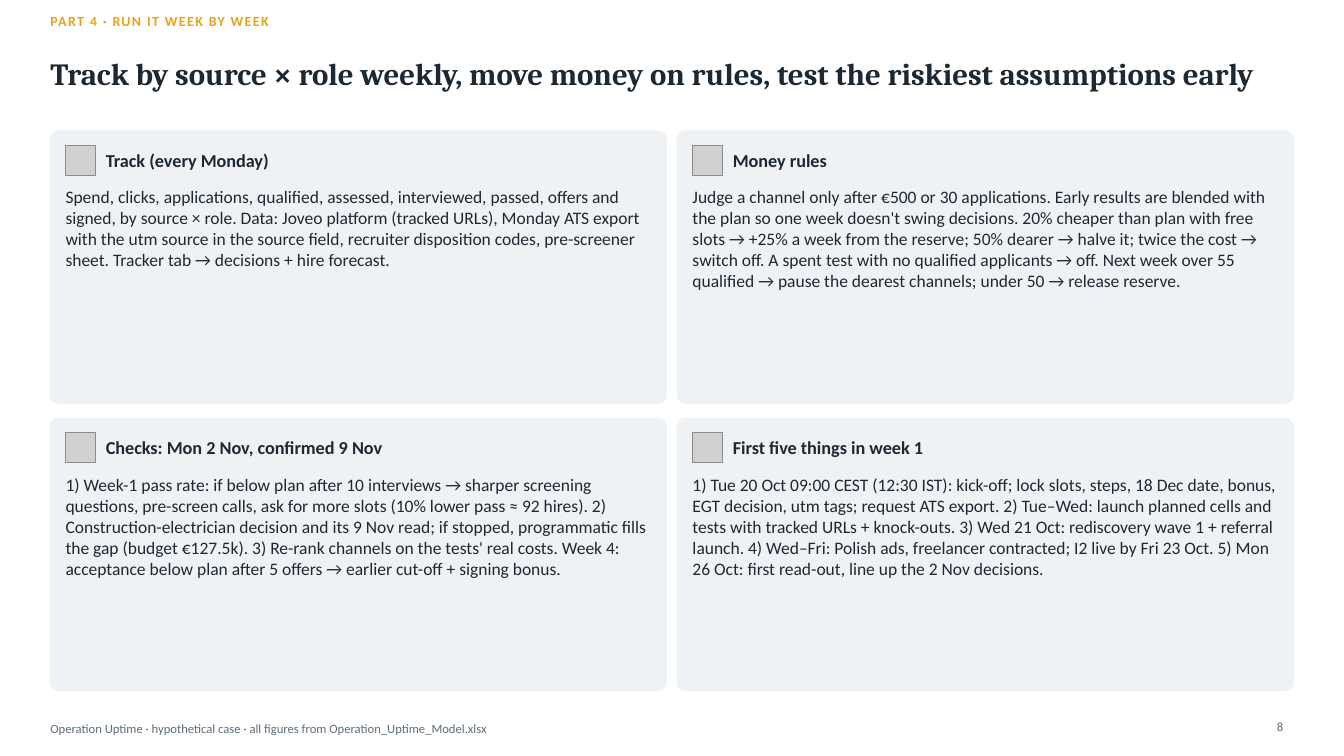
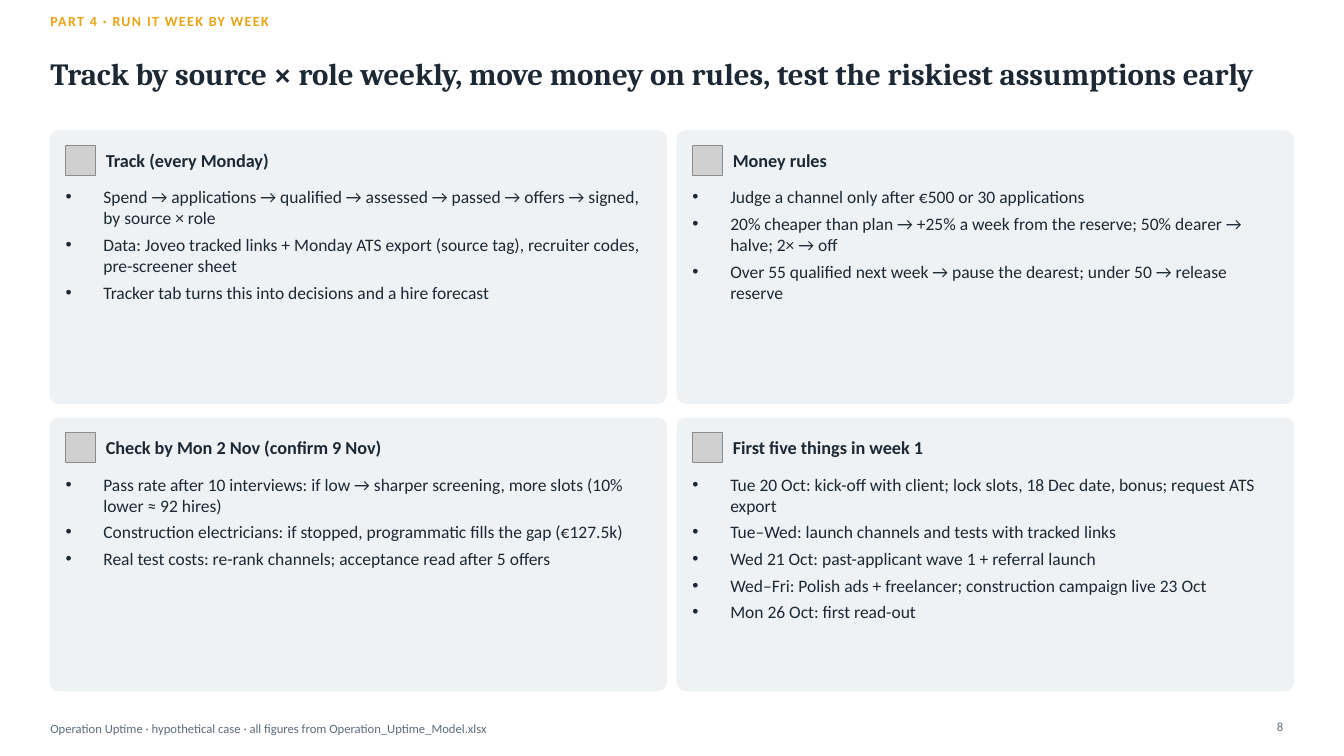
Before and after one commit to Anurag160596/haystack, a slide deck: slide 8 of operation_uptime/Operation_Uptime_Deck.pptx. Drawn at 1344x756 pixels with LibreOffice and Linux fonts; fonts in the diff are those of the drawing; grey boxes stand for pictures. Boxes give left, top, right and bottom in pixels: in the first picture for what was removed or moved away, otherwise in the second. Text is boxed around its words. In the diff, an @@ line names an element or a change of style, - is before the commit and + after.

```diff
--- a/operation_uptime/Operation_Uptime_Deck.pptx
+++ b/operation_uptime/Operation_Uptime_Deck.pptx
@@ text at <box>103,191,640,275</box>: text changed @@
-Spend, clicks, applications, qualified, assessed, interviewed, passed, offers and signed, by source × role. Data: Joveo platform (tracked URLs), Monday ATS export with the utm source in the source field, recruiter disposition codes, pre-screener sheet. Tracker tab → decisions + hire forecast.
+• Spend → applications → qualified → assessed → passed → offers → signed, by source × role
+• Data: Joveo tracked links + Monday ATS export (source tag), recruiter codes, pre-screener sheet
+• Tracker tab turns this into decisions and a hire forecast
@@ text at <box>730,191,1227,299</box>: text changed @@
-Judge a channel only after €500 or 30 applications. Early results are blended with the plan so one week doesn't swing decisions. 20% cheaper than plan with free slots → +25% a week from the reserve; 50% dearer → halve it; twice the cost → switch off. A spent test with no qualified applicants → off. Next week over 55 qualified → pause the dearest channels; under 50 → release reserve.
+• Judge a channel only after €500 or 30 applications
+• 20% cheaper than plan → +25% a week from the reserve; 50% dearer → halve; 2× → off
+• Over 55 qualified next week → pause the dearest; under 50 → release reserve
@@ text at <box>106,440,381,457</box>: text changed @@
-Checks: Mon 2 Nov, confirmed 9 Nov
+Check by Mon 2 Nov (confirm 9 Nov)
@@ text at <box>103,478,623,568</box>: text changed @@
-1) Week-1 pass rate: if below plan after 10 interviews → sharper screening questions, pre-screen calls, ask for more slots (10% lower pass ≈ 92 hires). 2) Construction-electrician decision and its 9 Nov read; if stopped, programmatic fills the gap (budget €127.5k). 3) Re-rank channels on the tests' real costs. Week 4: acceptance below plan after 5 offers → earlier cut-off + signing bonus.
+• Pass rate after 10 interviews: if low → sharper screening, more slots (10% lower ≈ 92 hires)
+• Construction electricians: if stopped, programmatic fills the gap (€127.5k)
+• Real test costs: re-rank channels; acceptance read after 5 offers
@@ text at <box>730,479,1254,618</box>: text changed @@
-1) Tue 20 Oct 09:00 CEST (12:30 IST): kick-off; lock slots, steps, 18 Dec date, bonus, EGT decision, utm tags; request ATS export. 2) Tue–Wed: launch planned cells and tests with tracked URLs + knock-outs. 3) Wed 21 Oct: rediscovery wave 1 + referral launch. 4) Wed–Fri: Polish ads, freelancer contracted; I2 live by Fri 23 Oct. 5) Mon 26 Oct: first read-out, line up the 2 Nov decisions.
+• Tue 20 Oct: kick-off with client; lock slots, 18 Dec date, bonus; request ATS export
+• Tue–Wed: launch channels and tests with tracked links
+• Wed 21 Oct: past-applicant wave 1 + referral launch
+• Wed–Fri: Polish ads + freelancer; construction campaign live 23 Oct
+• Mon 26 Oct: first read-out
```
Also in this commit, not shown: 7 other slides changed, 1 other file.
